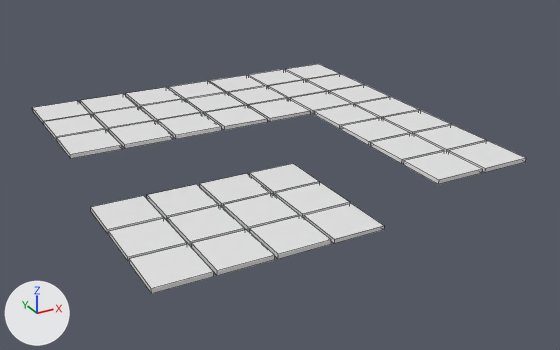
An edit to the FBX model Dungeon Baller/Assets/Fbx/gridlvl8.fbx, drawn before and after from the same camera.
Both versions are drawn from a 50 mm camera at (-0.636, -1.242, 0.527) aimed at (0.022, -0.046, -0.071). Arrows for +X, +Y and +Z are at lower left; the lights stay in place. Mesh edges are drawn as thin lines. Where no turn or scale is listed for an object, it has been applied to the vertices. Vertices at the same position are counted once.

Objects in the first picture: 'lvl8'.
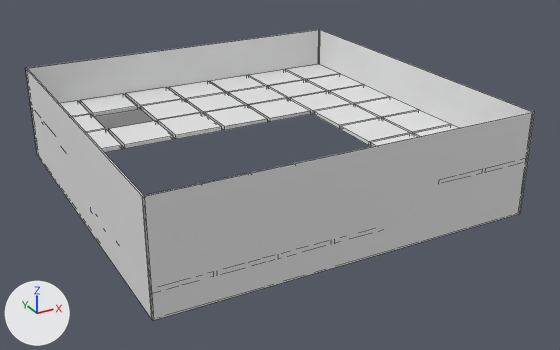
Edits to the scene script, one JSON object a line:
```json
{"block": "me_plane_002", "where": "me_plane_002.from_pydata(...)  # 328 vertices, 246 faces; spans x -0.347..0.347, y -0.347..0.347, z -0.058..0.008"}
{"block": "me_plane_002", "where": "# used by ob_lvl8; location = (0.0, 0.0, 0.0)"}
{"block": "me_plane_002", "change": "me_plane_002 part 1: the loose piece of 8 vertices spanning x -0.247..-0.153, y 0.153..0.247, z 0.0..0.008 is deleted"}
{"op": "add", "block": "me_plane_008", "code": ["me_plane_008 = bpy.data.meshes.new('Plane.008')", "me_plane_008.from_pydata(...)  # 32 vertices, 32 faces; spans x -0.35..0.35, y -0.35..0.35, z -0.05..0.142"]}
{"op": "add", "block": "ob_walls", "code": ["ob_walls = bpy.data.objects.new('WALLS', me_plane_008)", "ob_walls.location = (0.0, 0.0, -0.05)"]}
```

Where the change shows, as pixel boxes (x1, y1, x2, y2) in the pictures (560 x 350 px):
```json
{"object": "WALLS", "change": "added", "after": [26, 30, 535, 321]}
{"object": "lvl8", "change": "reshaped", "before": [33, 64, 526, 294], "after": [60, 64, 459, 195]}
{"part": 1, "of": "me_plane_002", "change": "deleted", "before": [94, 107, 154, 132]}
```
